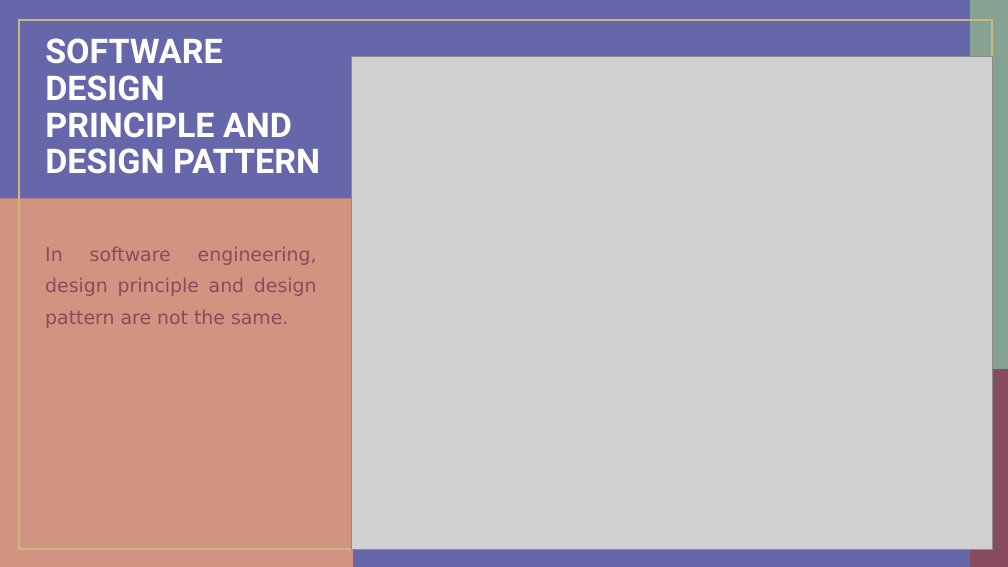
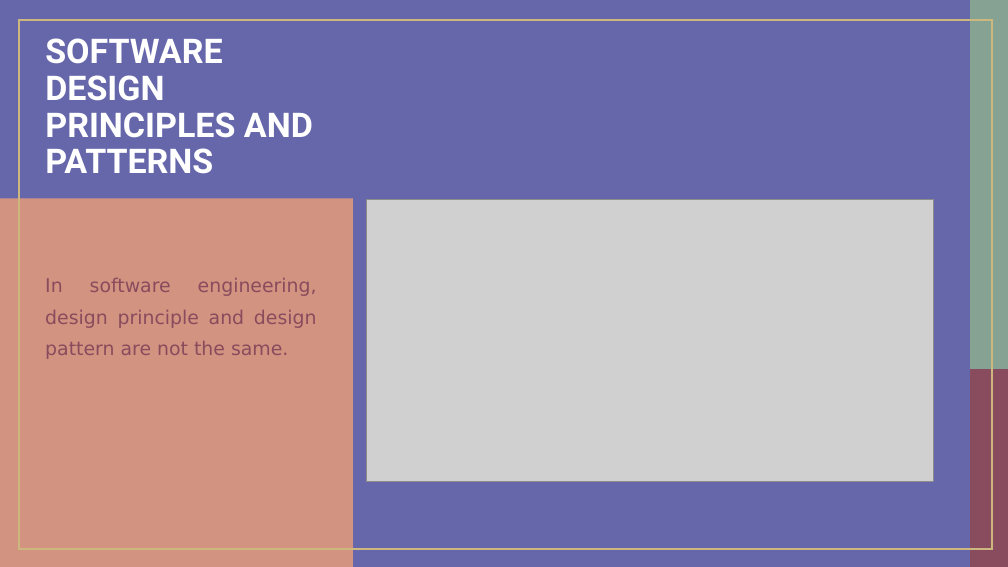
Before and after one commit to jatinrdave/SOLIDPRINCIPLESDEMO, a slide deck: slide 2 of SOLID PRINCIPLES.pptx. Drawn at 1008x567 pixels with LibreOffice and Linux fonts; fonts in the diff are those of the drawing; grey boxes stand for pictures. Boxes give left, top, right and bottom in pixels: in the first picture for what was removed or moved away, otherwise in the second. Text is boxed around its words. In the diff, an @@ line names an element or a change of style, - is before the commit and + after.

```diff
--- a/SOLID PRINCIPLES.pptx
+++ b/SOLID PRINCIPLES.pptx
@@ title at <box>45,38,313,174</box>: text changed @@
-SOFTWARE DESIGN PRINCIPLE AND DESIGN PATTERN
+SOFTWARE DESIGN PRINCIPLES AND PATTERNS
@@ picture: place and size @@
-picture at <box>352,56,992,549</box>
+picture at <box>366,199,933,482</box>
@@ text "In software engineering, design principle ...": place and size @@
-text "In software engineering, design principle ..." at <box>45,247,317,328</box>
+text "In software engineering, design principle ..." at <box>45,278,317,359</box>
```
Also in this commit, not shown: 10 other slides changed, 8 other files.
